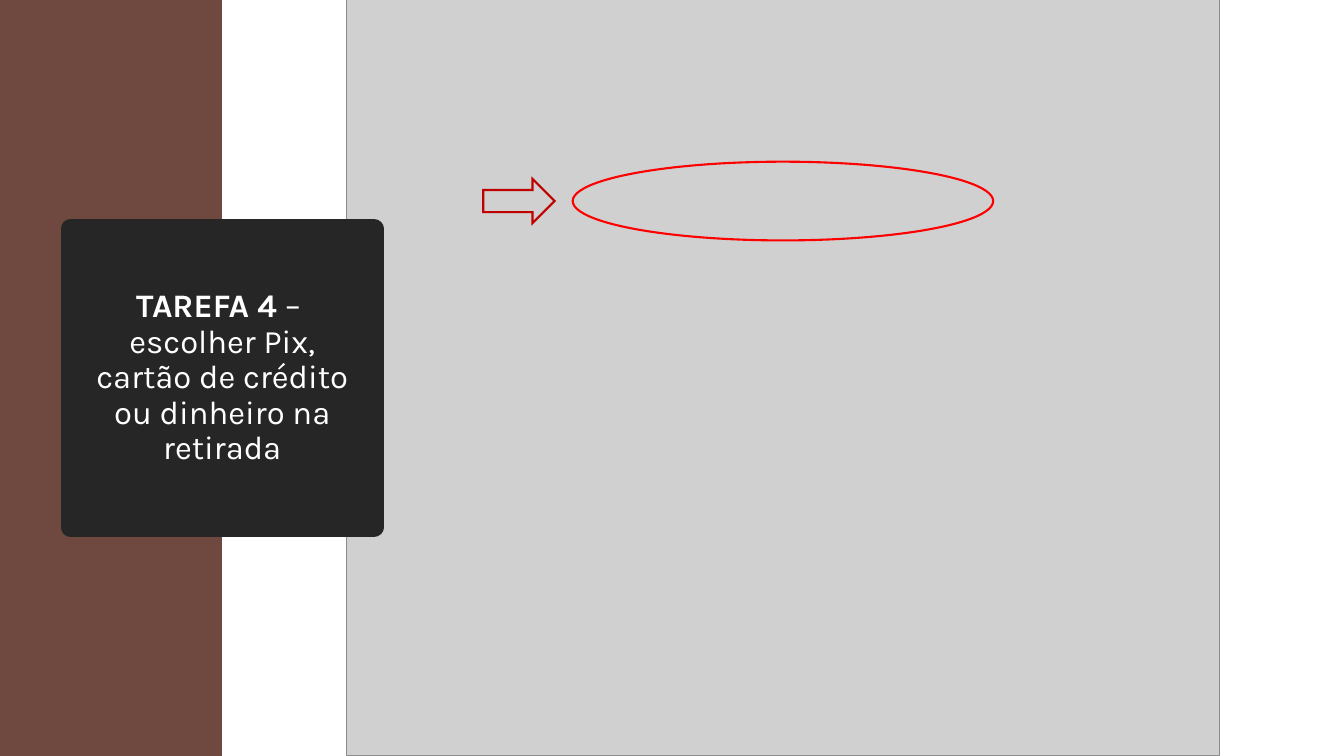
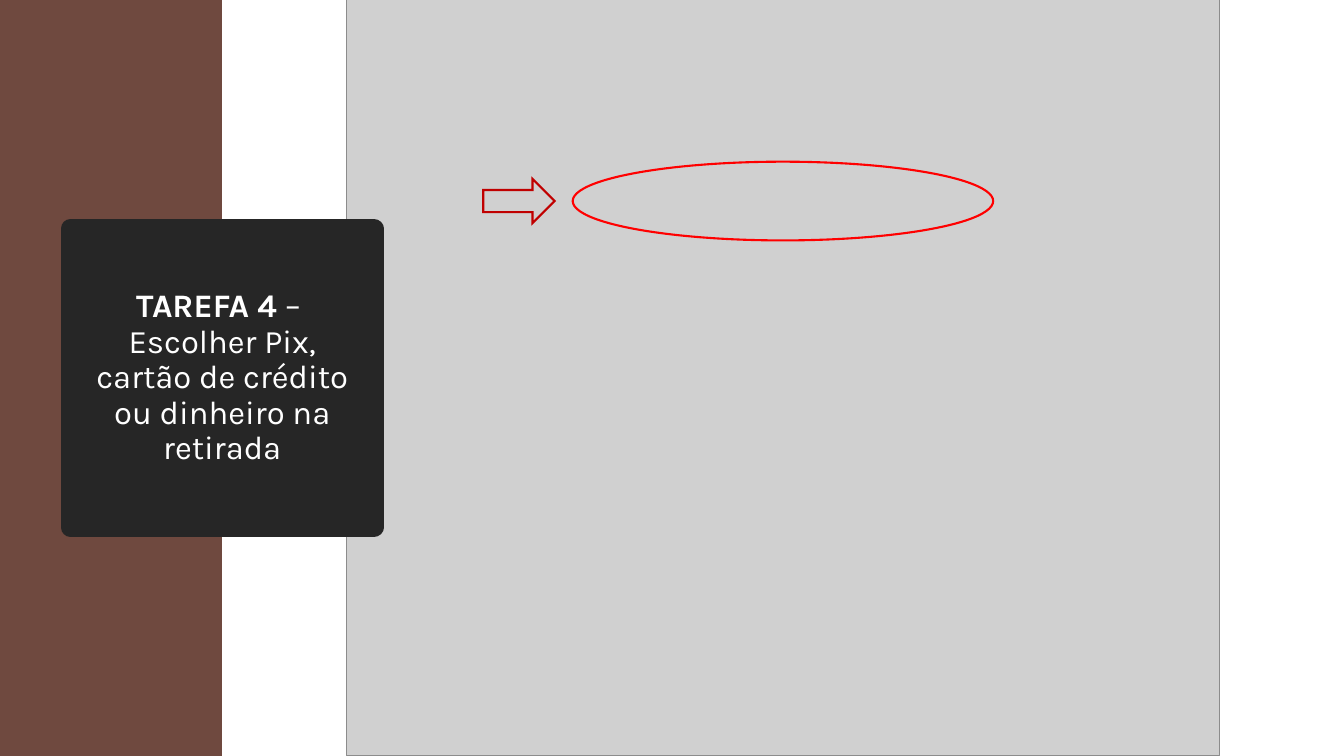
Before and after one commit to ICEI-PUC-Minas-PMV-SI/pmv-si-2026-1-pe3-t3-squad-05, a slide deck: slide 25 of docs/testes/Fluxo.pptx (slide 26 before the commit). Drawn at 1344x756 pixels with LibreOffice and Linux fonts; fonts in the diff are those of the drawing; grey boxes stand for pictures. Boxes give left, top, right and bottom in pixels: in the first picture for what was removed or moved away, otherwise in the second. Text is boxed around its words. In the diff, an @@ line names an element or a change of style, - is before the commit and + after.

```diff
--- a/docs/testes/Fluxo.pptx
+++ b/docs/testes/Fluxo.pptx
@@ title at (96, 295, 348, 460): text changed @@
-TAREFA 4 – escolher Pix, cartão de crédito ou dinheiro na retirada
+TAREFA 4 – Escolher Pix, cartão de crédito ou dinheiro na retirada
```
Also in this commit, not shown: 12 other slides changed, 1 slide removed.
